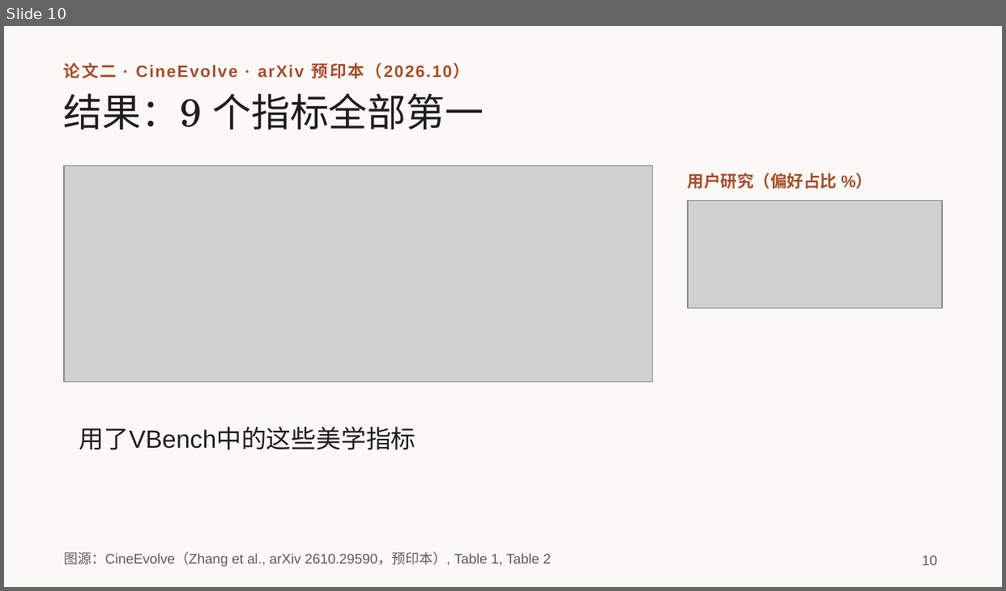
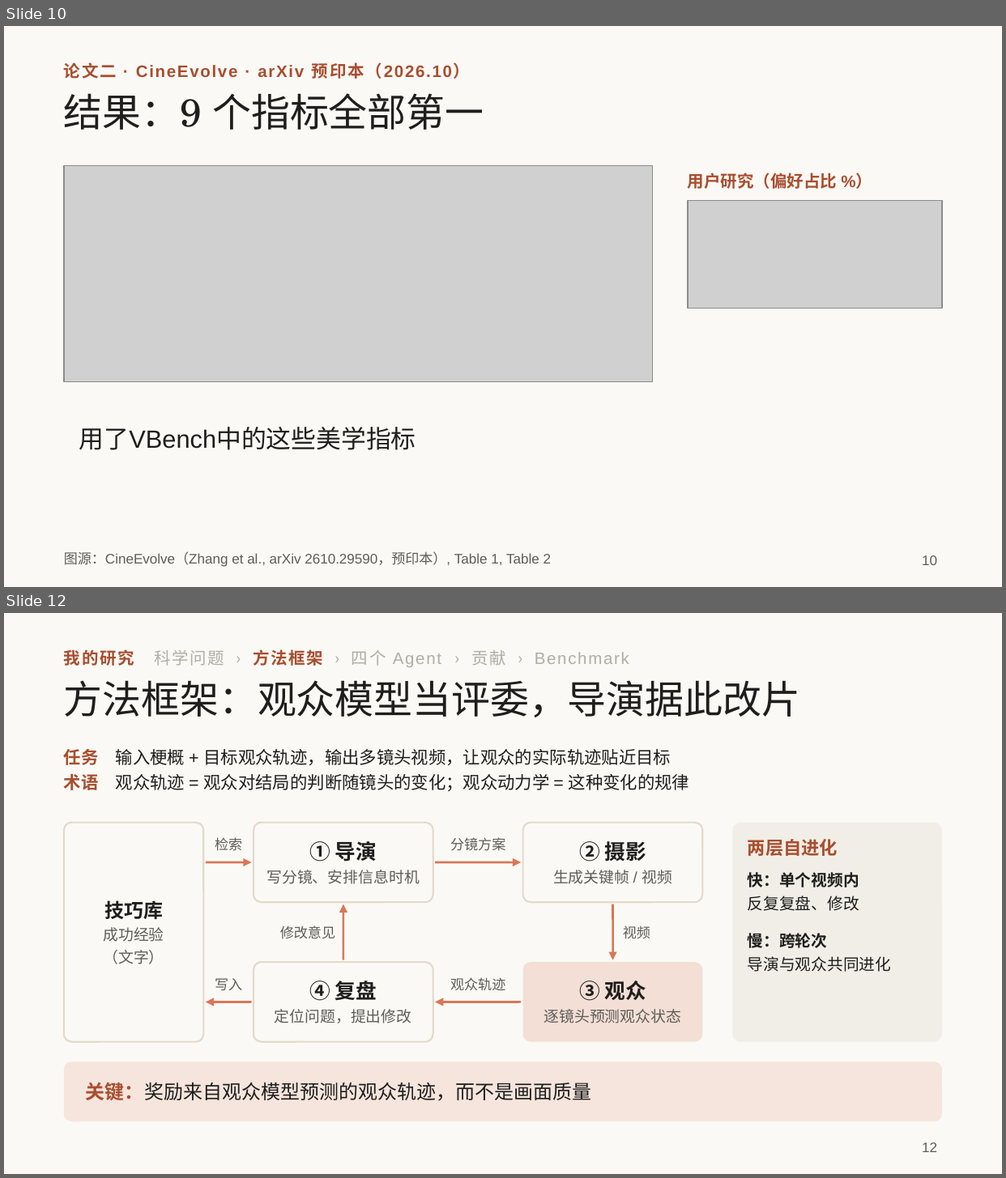
Before and after one commit to irving-2222/ICML, a slide deck: talk/研究分享_从多智能体协作到自进化.pptx. Shown one above the other, each under a label of ours: slide 10 before the commit, slides 10 and 12 after it; the slides between them are not shown. The pictures are 1006x591 and 1006x1178 pixels, drawn with LibreOffice and Linux fonts; fonts in the diff are those of the drawing; grey boxes stand for pictures. Boxes give left, top, right and bottom in pixels: in the first picture for what was removed or moved away, otherwise in the second. Text is boxed around its words. In the diff, an @@ line names an element or a change of style, - is before the commit and + after.

```diff
--- a/talk/研究分享_从多智能体协作到自进化.pptx
+++ b/talk/研究分享_从多智能体协作到自进化.pptx
@@ slide 12 added at <box>4,613,1002,1174</box>, background #FAF9F5 @@
@@ text added at <box>64,649,629,667</box>, 12 pt, text #B0AEA5 @@
+我的研究 科学问题 › 方法框架 › 四个 Agent › 贡献 › Benchmark
@@ title added at <box>64,680,800,717</box>, 28 pt, text #1F1E1D @@
+方法框架：观众模型当评委，导演据此改片
@@ text added at <box>64,749,690,791</box>, 12.5 pt, text #1F1E1D @@
+任务 输入梗概 + 目标观众轨迹，输出多镜头视频，让观众的实际轨迹贴近目标
+术语 观众轨迹 = 观众对结局的判断随镜头的变化；观众动力学 = 这种变化的规律
@@ rounded rectangle added at <box>64,823,203,1042</box>, fill #FAF9F5, outline #E3DACC 1.25 pt @@
@@ rounded rectangle added at <box>253,823,433,902</box>, fill #FAF9F5, outline #E3DACC 1.25 pt @@
@@ rounded rectangle added at <box>523,823,702,902</box>, fill #FAF9F5, outline #E3DACC 1.25 pt @@
@@ rounded rectangle added at <box>732,823,942,1042</box>, fill #F0EEE6 @@
@@ text added at <box>215,837,242,851</box>, 10 pt, text #5E5D59 @@
+检索
@@ text added at <box>266,841,420,884</box>, 11 pt, text #5E5D59 @@
+① 导演
+写分镜、安排信息时机
@@ text added at <box>450,837,505,851</box>, 10 pt, text #5E5D59 @@
+分镜方案
@@ text added at <box>553,841,672,884</box>, 11 pt, text #5E5D59 @@
+② 摄影
+生成关键帧 / 视频
@@ text added at <box>748,839,837,856</box>, 13 pt, text #A84E2F, bold @@
+两层自进化
@@ arrow added from (206, 862) to (252, 862), #D97757 1.5 pt @@
@@ arrow added from (435, 862) to (521, 862), #D97757 1.5 pt @@
@@ text added at <box>748,872,891,972</box>, 11.5 pt, text #1F1E1D @@
+快：单个视频内
+反复复盘、修改
+慢：跨轮次
+导演与观众共同进化
@@ text added at <box>103,901,164,965</box>, 11 pt, text #5E5D59 @@
+技巧库
+成功经验
+（文字）
@@ text added at <box>280,926,335,939</box>, 10 pt, text #5E5D59 @@
+修改意见
@@ arrow added from (343, 960) to (343, 905), #D97757 1.5 pt @@
@@ arrow added from (613, 905) to (613, 960), #D97757 1.5 pt @@
@@ text added at <box>623,926,650,939</box>, 10 pt, text #5E5D59 @@
+视频
@@ rounded rectangle added at <box>253,962,433,1042</box>, fill #FAF9F5, outline #E3DACC 1.25 pt @@
@@ rounded rectangle added at <box>523,962,702,1042</box>, fill #D97757 at 20% opacity @@
@@ text added at <box>215,978,242,990</box>, 10 pt, text #5E5D59 @@
+写入
@@ text added at <box>275,981,412,1024</box>, 11 pt, text #5E5D59 @@
+④ 复盘
+定位问题，提出修改
@@ text added at <box>450,977,505,990</box>, 10 pt, text #5E5D59 @@
+观众轨迹
@@ text added at <box>543,981,681,1024</box>, 11 pt, text #5E5D59 @@
+③ 观众
+逐镜头预测观众状态
@@ arrow added from (252, 1002) to (206, 1002), #D97757 1.5 pt @@
@@ arrow added from (521, 1002) to (435, 1002), #D97757 1.5 pt @@
@@ rounded rectangle added at <box>64,1062,942,1122</box>, fill #D97757 at 15% opacity @@
@@ text added at <box>86,1082,591,1101</box>, 14 pt, text #1F1E1D @@
+关键：奖励来自观众模型预测的观众轨迹，而不是画面质量
@@ page number added at <box>922,1143,937,1152</box>, 10 pt, text #5E5D59 @@
+12
```
Also in this commit, not shown: 2 slides changed, 2 other slides added, 3 slides removed, 1 other file.
